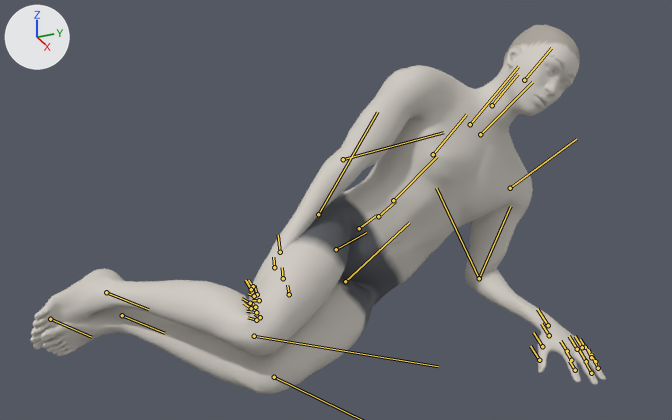
Renders of the glTF model exports/side-plank-clamshell.glb from each side of a commit.
Rendered twice from a 50 mm camera at (1.93, -0.903, 1.291) aimed at (0.1, -0.079, 0.376). The lights are fixed; the arrows at upper left show +X, +Y and +Z. The picture after the commit comes second. Both versions are drawn at frame 0 of the action 'side-plank-clamshell_left'; the numbers are the values there. The bones that change, and the others that lie on the model, are drawn over the model as lines.
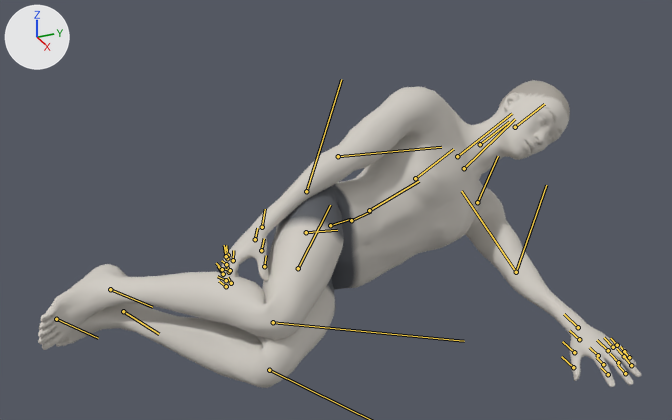
What the commit changed:
Bone 'pelvis' (bone_pelvis) moves from (0.003, -0.795, 0.059) to (0.052, -0.773, 0.145).
Bone 'pelvis' (bone_pelvis) turns from (20, 90, 90) to (-7, 90, 90) degrees about its own x, y and z.
Bone 'spine_01' (bone_spine_01) turns from (10, 0, 0) to (15, 0, 0) degrees about its own x, y and z.
Bone 'spine_02' (bone_spine_02) turns from (5, 0, 0) to (7, 0, 0) degrees about its own x, y and z.
Bone 'spine_03' (bone_spine_03) turns from (5, 0, 0) to (7, 0, 0) degrees about its own x, y and z.
Bone 'spine_04' (bone_spine_04) turns from (6, 0, 0) to (9, 0, 0) degrees about its own x, y and z.
Bone 'clavicle_l' (bone_clavicle_l) turns from (-6, -4, 0) to (11, 20, 0) degrees about its own x, y and z.
Bone 'upperarm_l' (bone_upperarm_l) turns from (-18, -1, 11) to (-47, -42, 79) degrees about its own x, y and z.
Bone 'lowerarm_l' (bone_lowerarm_l) turns from (13, -28, 18) to (6, 8, -30) degrees about its own x, y and z.
Bone 'hand_l' (bone_hand_l) turns from (73, -11, -55) to (73, -8, -46) degrees about its own x, y and z.
Bone 'thigh_l' (bone_thigh_l) turns from (-17, 12, 37) to (3, -7, 54) degrees about its own x, y and z.
Bone 'calf_l' (bone_calf_l) turns from (-10, 5, -92) to (-9, 5, -111) degrees about its own x, y and z.
Bone 'foot_l' (bone_foot_l) turns from (9, -1, -5) to (7, -1, -12) degrees about its own x, y and z.
Bone 'thigh_r' (bone_thigh_r) turns from (5, 10, 40) to (31, -12, 48) degrees about its own x, y and z.
Bone 'calf_r' (bone_calf_r) turns from (10, -5, -96) to (8, -5, -97) degrees about its own x, y and z.
Bone 'foot_r' (bone_foot_r) turns from (-9, 1, -4) to (-7, 1, -12) degrees about its own x, y and z.

Where the change shows, as pixel boxes [x1, y1, x2, y2] in the pictures (672 x 420 px):
'Mesh_0', posed (16% shorter): before [30, 25, 606, 394]; after [38, 80, 641, 388]
bone 'pelvis', root to tip: before (336, 249) to (366, 232); after (306, 232) to (337, 230)
bone 'spine_01', root to tip: before (359, 228) to (377, 215); after (330, 225) to (350, 219)
bone 'spine_02', root to tip: before (378, 216) to (395, 201); after (351, 220) to (371, 211)
bone 'spine_03', root to tip: before (393, 200) to (437, 156); after (369, 210) to (419, 181)
bone 'spine_04', root to tip: before (433, 154) to (466, 114); after (415, 178) to (453, 149)
bone 'clavicle_l', root to tip: before (480, 134) to (532, 82); after (464, 168) to (515, 119)
bone 'upperarm_l', root to tip: before (510, 188) to (576, 139); after (477, 202) to (498, 156)
bone 'lowerarm_l', root to tip: before (479, 278) to (510, 206); after (516, 272) to (546, 185)
bone 'hand_l', root to tip: before (548, 325) to (537, 309); after (578, 327) to (564, 314)
bone 'thigh_l', root to tip: before (345, 281) to (409, 222); after (298, 268) to (330, 205)
bone 'foot_l', root to tip: before (122, 315) to (164, 333); after (123, 311) to (159, 334)
bone 'thigh_r', root to tip: before (318, 214) to (377, 112); after (306, 191) to (341, 79)
bone 'calf_r', root to tip: before (254, 336) to (438, 366); after (273, 322) to (464, 341)
bone 'foot_r', root to tip: before (106, 292) to (148, 309); after (110, 289) to (152, 307)
